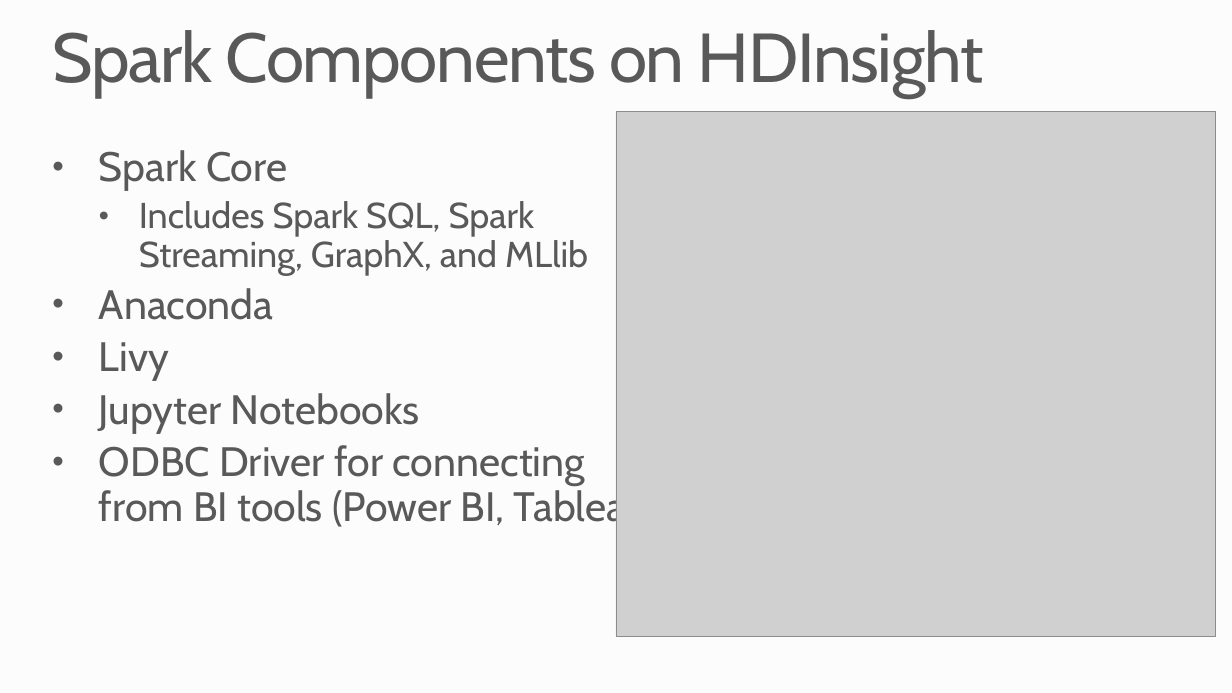
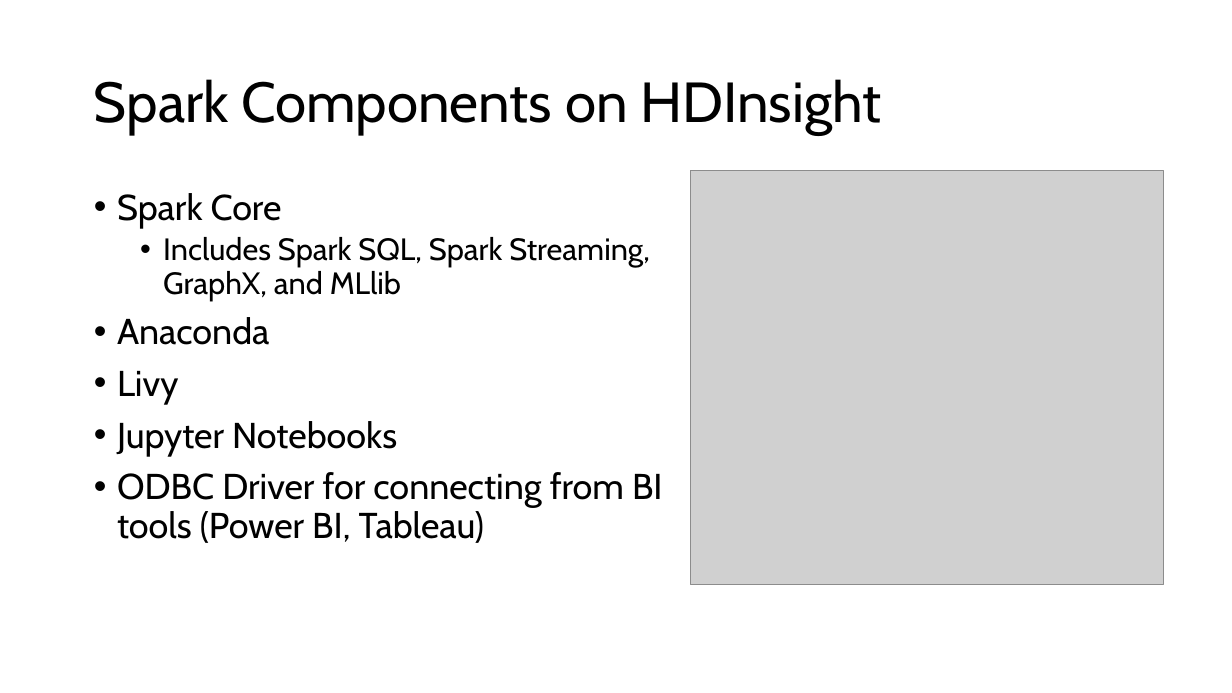
Before and after one commit to microsoft/AcademicContent, a slide deck: slide 6 of Workshop/7. HDInsight/Azure HDInsight.pptx (slide 7 before the commit). Drawn at 1232x693 pixels with LibreOffice and Linux fonts; fonts in the diff are those of the drawing; grey boxes stand for pictures; background and template pictures are left out. Boxes give left, top, right and bottom in pixels: in the first picture for what was removed or moved away, otherwise in the second. Text is boxed around its words. In the diff, an @@ line names an element or a change of style, - is before the commit and + after.

```diff
--- a/Workshop/7. HDInsight/Azure HDInsight.pptx
+++ b/Workshop/7. HDInsight/Azure HDInsight.pptx
@@ background #FCFCFC to #FFFFFF @@
@@ title "Spark Components on HDInsight": place and size @@
-title "Spark Components on HDInsight" at box(52, 30, 984, 98)
+title "Spark Components on HDInsight" at box(94, 79, 881, 135)
@@ title "Spark Components on HDInsight" at box(94, 79, 881, 135): size 54 to 44 pt, text colour #595959 to #000000, letter spacing -1 to 0 pt; vertical alignment top to middle @@
@@ picture: place and size @@
-picture at box(616, 111, 1216, 637)
+picture at box(691, 171, 1164, 585)
@@ text "Spark Core": place and size @@
-text "Spark Core" at box(99, 150, 657, 531)
+text "Spark Core" at box(117, 193, 663, 543)
@@ text "Spark Core" at box(117, 193, 663, 543): size 32 to 28 pt in "Spark Core", "Anaconda", "Livy", "Jupyter Notebooks" and 1 more places; text colour #595959 to #000000; size 28 to 24 pt in "Includes Spark SQL, Spark Streaming, GraphX, and ..."; indent changed; more space between paragraphs @@
```
Also in this commit, not shown: 7 other slides changed, 1 slide added, 2 slides removed.
